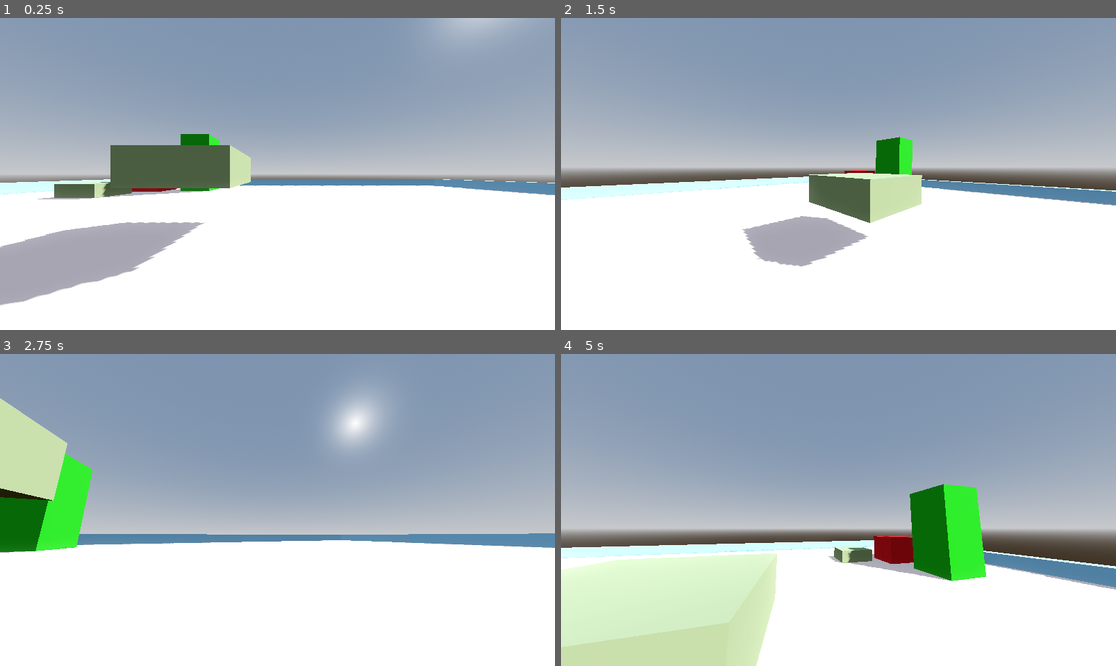
Above: before the commit, frames 1-4 (two rows, left to right).
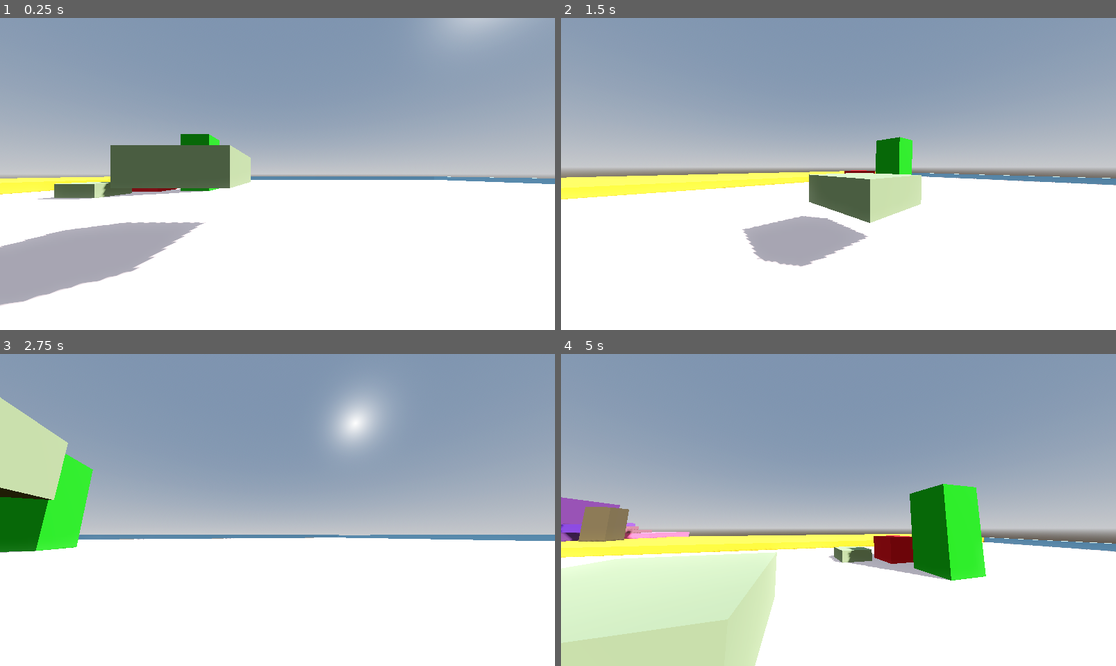
Above: after the commit, the same moments.

Repository: oudarya/murk
Game: Godot game, scene res://initial_setup_debug/debug_initial_level.tscn
Same seed, same stepped clock (60 frames per second), same inputs: the game is played once before the commit and once after it. The project has no main scene, so this scene is started directly.
Inputs (mouse positions are in pixels of both pictures, inside the frame that each line leads up to):
- Up to frame 1 (0.25 s): no input
- Up to frame 2 (1.5 s): move the mouse to (866, 174) at 0.52 s; hold Ctrl (crouch) 0.53-1.28 s; hold W (forward) from 0.53 s (still down); tap Space (jump) at 0.77 s; tap Shift (sprint) at 0.8, 1.35 s; move the mouse to (810, 174) at 1.27 s
- Up to frame 3 (2.75 s): keep holding W (forward); tap Space (jump) at 1.52 s; tap Ctrl (crouch) at 1.55 s; move the mouse to (288, 503) at 2.02 s; hold Ctrl (crouch) from 2.03 s (still down); tap Shift (sprint) at 2.3 s
- Up to frame 4 (5 s): keep holding W (forward); move the mouse to (832, 516) at 2.77 s; release Ctrl (crouch) at 2.78 s; right-click (832, 516) at 2.85 s; tap Space (jump) at 3.02, 3.77, 4.52 s; tap Ctrl (crouch) at 3.05, 4.35 s; move the mouse to (877, 513) at 3.52 s; hold Shift (sprint) 3.53-4.28 s; move the mouse to (794, 506) at 4.27 s

The runs differ from the first frame. In frame 1, 2.4% of the frame differs, in the area x 0-100%, y 50-57%; in frame 2, 4.8%; in frame 3, 1.4%; in frame 4, 7.9%, in the area x 0-100%, y 41-100%.

Commit message:
sliding mechanic implemented, modification of past code for implementation

Diff:
--- a/initial_setup_debug/debug_initial_level.tscn
+++ b/initial_setup_debug/debug_initial_level.tscn
@@ -21,6 +21,12 @@
 [sub_resource type="StandardMaterial3D" id="StandardMaterial3D_hn247"]
 albedo_color = Color(0.552941, 0.792157, 0.937255, 1)
 
+[sub_resource type="StandardMaterial3D" id="StandardMaterial3D_dvoo1"]
+albedo_color = Color(0.392157, 0.2, 0.454902, 1)
+
+[sub_resource type="StandardMaterial3D" id="StandardMaterial3D_snja8"]
+albedo_color = Color(0.913725, 0.733333, 0.12549, 1)
+
 [sub_resource type="StandardMaterial3D" id="StandardMaterial3D_alylv"]
 albedo_color = Color(0.780392, 0.0588235, 0.0901961, 1)
 
@@ -35,6 +41,21 @@
 
 [sub_resource type="StandardMaterial3D" id="StandardMaterial3D_rb6ws"]
 albedo_color = Color(0.517647, 0.6, 0.403922, 1)
+
+[sub_resource type="StandardMaterial3D" id="StandardMaterial3D_w4k34"]
+albedo_color = Color(0.333333, 0.282353, 0.188235, 1)
+
+[sub_resource type="StandardMaterial3D" id="StandardMaterial3D_ncit4"]
+albedo_color = Color(0.333333, 0.164706, 0.6, 1)
+
+[sub_resource type="StandardMaterial3D" id="StandardMaterial3D_uuna2"]
+albedo_color = Color(0.972549, 0.380392, 0.592157, 1)
+
+[sub_resource type="StandardMaterial3D" id="StandardMaterial3D_sgqs5"]
+albedo_color = Color(0.509804, 0.290196, 0.701961, 1)
+
+[sub_resource type="StandardMaterial3D" id="StandardMaterial3D_i21ui"]
+albedo_color = Color(0.627451, 0.364706, 0.419608, 1)
 
 [node name="debug_initial_level" type="Node3D"]
 
@@ -49,34 +70,34 @@
 
 [node name="ground" type="CSGBox3D" parent="environment"]
 use_collision = true
-size = Vector3(50, 0.002, 50)
+size = Vector3(100, 0.002, 100)
 material = SubResource("StandardMaterial3D_yh4ct")
 
 [node name="walls" type="Node3D" parent="environment"]
 
 [node name="wall_01" type="CSGBox3D" parent="environment/walls"]
-transform = Transform3D(50, 0, 0, 0, 1, 0, 0, 0, 1, 0.00534058, 0.5, -24.5)
-use_collision = true
-size = Vector3(1.00003, 1, 1)
+transform = Transform3D(50, 0, 0, 0, 1, 0, 0, 0, 1, -0.00593281, 0.54351, -49.5302)
+use_collision = true
+size = Vector3(2.0002, 1, 1)
 material = SubResource("StandardMaterial3D_hn247")
 
 [node name="wall_02" type="CSGBox3D" parent="environment/walls"]
-transform = Transform3D(-2.18557e-06, 0, -1, 0, 1, 0, 50, 0, -4.37114e-08, 24.5053, 0.5, 0.00610447)
-use_collision = true
-size = Vector3(0.960382, 1, 1)
+transform = Transform3D(-2.18557e-06, 0, -1, 0, 1, 0, 50, 0, -4.37114e-08, 49.5067, 0.5, 0.454529)
+use_collision = true
+size = Vector3(1.98111, 1, 1)
 material = SubResource("StandardMaterial3D_hn247")
 
 [node name="wall_03" type="CSGBox3D" parent="environment/walls"]
-transform = Transform3D(-50, 0, 8.74228e-08, 0, 1, 0, -4.37114e-06, 0, -1, 0.506401, 0.5, 24.5098)
-use_collision = true
-size = Vector3(0.979988, 1, 1)
-material = SubResource("StandardMaterial3D_hn247")
+transform = Transform3D(-95.4268, 0, 1.84171e-06, 0, 11.5262, 0, -8.34248e-06, 0, -21.0667, 2.67949, 4.01151, 39.5583)
+use_collision = true
+size = Vector3(0.979988, 0.708496, 1)
+material = SubResource("StandardMaterial3D_dvoo1")
 
 [node name="wall_04" type="CSGBox3D" parent="environment/walls"]
-transform = Transform3D(6.55671e-06, 0, 1, 0, 1, 0, -50, 0, 1.31134e-07, -24.4947, 0.5, 0.498376)
-use_collision = true
-size = Vector3(0.979886, 1, 1)
-material = SubResource("StandardMaterial3D_hn247")
+transform = Transform3D(6.5446e-06, 0, 15.549, 0, 0.998151, 0, -49.9077, 0, 2.039e-06, -37.2303, 0.5, 0.238684)
+use_collision = true
+size = Vector3(1.98691, 1, 1.6441)
+material = SubResource("StandardMaterial3D_snja8")
 
 [node name="boxes" type="Node3D" parent="environment"]
 
@@ -112,4 +133,70 @@
 use_collision = true
 material = SubResource("StandardMaterial3D_rb6ws")
 
+[node name="box_07" type="CSGBox3D" parent="environment/boxes"]
+transform = Transform3D(3, 0, 0, 0, 2.3, 0, 0, 0, 3, -36.3889, 3.66545, 24.0935)
+use_collision = true
+size = Vector3(1, 2.59521, 1)
+material = SubResource("StandardMaterial3D_w4k34")
+
+[node name="box_08" type="CSGBox3D" parent="environment/boxes"]
+transform = Transform3D(0.475068, 0, 0, 0, -1.00536e-07, 3, 0, -2.3, -1.31134e-07, -36.3714, 3.12756, 27.0233)
+use_collision = true
+size = Vector3(1, 2.59521, 0.47168)
+material = SubResource("StandardMaterial3D_ncit4")
+
+[node name="box_09" type="CSGBox3D" parent="environment/boxes"]
+transform = Transform3D(3, 0, 0, 0, 2.3, 0, 0, 0, 3, -49.3337, 1.3926, 38.3096)
+use_collision = true
+size = Vector3(4.34399, 0.61882, 10.4774)
+material = SubResource("StandardMaterial3D_uuna2")
+
+[node name="box_10" type="CSGBox3D" parent="environment/boxes"]
+transform = Transform3D(3, 0, 0, 0, 2.3, 0, 0, 0, 3, -45.6608, 3.05498, 30.9473)
+use_collision = true
+size = Vector3(1.89539, 1.11, 1.04044)
+material = SubResource("StandardMaterial3D_sgqs5")
+
+[node name="box_11" type="CSGBox3D" parent="environment/boxes"]
+transform = Transform3D(3, 0, 0, 0, 2.3, 0, 0, 0, 3, -45.5781, 2.36938, 26.7687)
+use_collision = true
+size = Vector3(1.47626, 0.391491, 0.768372)
+material = SubResource("StandardMaterial3D_i21ui")
+
+[node name="box_13" type="CSGBox3D" parent="environment/boxes"]
+transform = Transform3D(3, 0, 0, 0, 2.3, 0, 0, 0, 3, -44.653, 4.25708, 32.8928)
+use_collision = true
+size = Vector3(1.22357, 0.830539, 1.04044)
+material = SubResource("StandardMaterial3D_sgqs5")
+
+[node name="box_14" type="CSGBox3D" parent="environment/boxes"]
+transform = Transform3D(3, 0, 0, 0, 2.3, 0, 0, 0, 3, -43.7463, 5.09028, 34.2631)
+use_collision = true
+size = Vector3(1.22357, 0.830539, 1.04044)
+material = SubResource("StandardMaterial3D_sgqs5")
+
+[node name="box_15" type="CSGBox3D" parent="environment/boxes"]
+transform = Transform3D(3, 0, 0, 0, 2.3, 0, 0, 0, 3, -44.791, 5.58969, 36.5853)
+use_collision = true
+size = Vector3(1.22357, 0.830539, 1.04044)
+material = SubResource("StandardMaterial3D_sgqs5")
+
+[node name="box_16" type="CSGBox3D" parent="environment/boxes"]
+transform = Transform3D(3, 0, 0, 0, 2.3, 0, 0, 0, 3, -44.1685, 6.05983, 38.173)
+use_collision = true
+size = Vector3(0.808563, 0.830539, 1.04044)
+material = SubResource("StandardMaterial3D_sgqs5")
+
+[node name="box_17" type="CSGBox3D" parent="environment/boxes"]
+transform = Transform3D(3, 0, 0, 0, 2.3, 0, 0, 0, 3, -44.8031, 6.05983, 40.4495)
+use_collision = true
+size = Vector3(1.23162, 0.830539, 1.04044)
+material = SubResource("StandardMaterial3D_sgqs5")
+
+[node name="box_12" type="CSGBox3D" parent="environment/boxes"]
+transform = Transform3D(3, 0, 0, 0, 2.3, 0, 0, 0, 3, -45.8195, 2.73124, 28.6084)
+use_collision = true
+size = Vector3(0.685143, 0.706149, 0.768372)
+material = SubResource("StandardMaterial3D_i21ui")
+
 [node name="player_fp" parent="." instance=ExtResource("1_nn6ld")]
--- a/instances/player/player_fp.gd
+++ b/instances/player/player_fp.gd
@@ -27,6 +27,12 @@
 var change_in_fov : float = 1.5
 var is_zoomed : bool = false
 
+#sliding variables.
+var slide_timer : float = 0.0
+var slide_timer_max : float = 1.0
+var slide_speed : float = 8.0
+var slide_vector : Vector2 = Vector2.ZERO
+
 #player states.
 var walking : bool = false
 var sprinting : bool = false
@@ -54,13 +60,23 @@
 
 func _physics_process(delta):
 
+	#movement inputs.
+	var input_dir = Input.get_vector("left", "right", "forward", "backward")
+
 	#state machine as follows.
 	#crouching.
 	if Input.is_action_pressed("crouch"):
 		current_speed = crouch_speed
 		head.position.y = lerp(head.position.y, crouch_head_pos, delta * 7.5)
+
 		standing_collision.disabled = true
 		crouching_collision.disabled = false
+
+		#sliding begin.
+		if sprinting and input_dir != Vector2.ZERO:
+			sliding = true
+			slide_vector = input_dir
+			slide_timer = slide_timer_max
 
 		walking = false
 		sprinting = false
@@ -88,9 +104,11 @@
 			sprinting = false
 			crouching = false
 
-	#debug FPS count to print.
-	var fps_counter : float = Engine.get_frames_per_second()
-	print(str(fps_counter))
+	#sliding end.
+	if sliding:
+		slide_timer -= delta
+		if slide_timer <= 0:
+			sliding = false
 
 	# Add the gravity.
 	if not is_on_floor():
@@ -99,20 +117,6 @@
 	# Handle jump.
 	if Input.is_action_just_pressed("jump") and is_on_floor():
 		velocity.y = jump_velocity
-
-	# Get the input direction and handle the movement/deceleration.
-	var input_dir = Input.get_vector("left", "right", "forward", "backward")
-	var direction = (head.transform.basis * Vector3(input_dir.x, 0, input_dir.y)).normalized()
-	if is_on_floor():
-		if direction:
-			velocity.x = direction.x * current_speed
-			velocity.z = direction.z * current_speed
-		else:
-			velocity.x = lerp(velocity.x, direction.x, delta * 4.0)
-			velocity.z = lerp(velocity.z, direction.z, delta * 4.0)
-	else:
-		velocity.x = lerp(velocity.x, direction.x, delta * 2.0)
-		velocity.z = lerp(velocity.z, direction.z, delta * 2.0)
 
 	#player head bob values.
 	bob_def += delta * velocity.length() * float(is_on_floor())
@@ -131,6 +135,30 @@
 	if is_zoomed == false:
 		player_camera.fov = lerp(player_camera.fov, target_fov, delta * 5.0)
 
+	# Get the input direction and handle the movement/deceleration.
+	var direction = (head.transform.basis * Vector3(input_dir.x, 0, input_dir.y)).normalized()
+
+	#direction lock while sliding.
+	if sliding:
+		direction = (head.transform.basis * Vector3(slide_vector.x, 0, slide_vector.y)).normalized()
+
+	if is_on_floor():
+		if direction:
+			velocity.x = direction.x * current_speed
+			velocity.z = direction.z * current_speed
+
+			#velocity while sliding.
+			if sliding:
+				velocity.x = direction.x * slide_timer * slide_speed
+				velocity.z = direction.z * slide_timer * slide_speed
+
+		else:
+			velocity.x = lerp(velocity.x, direction.x, delta * 4.0)
+			velocity.z = lerp(velocity.z, direction.z, delta * 4.0)
+	else:
+		velocity.x = lerp(velocity.x, direction.x, delta * 2.0)
+		velocity.z = lerp(velocity.z, direction.z, delta * 2.0)
+
 	move_and_slide()
 
 #head bob implementation.
Not shown: 1 places in initial_setup_debug/debug_initial_level.tscn that only renumber resources
